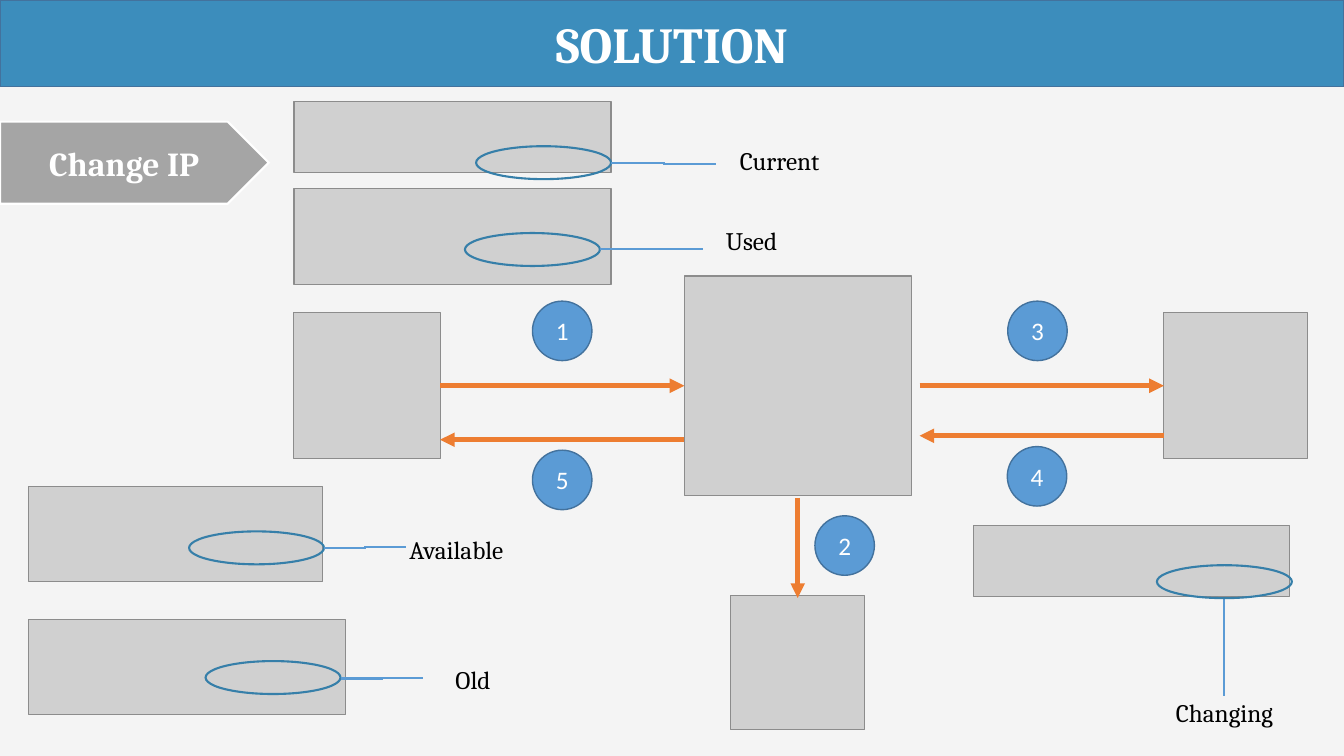
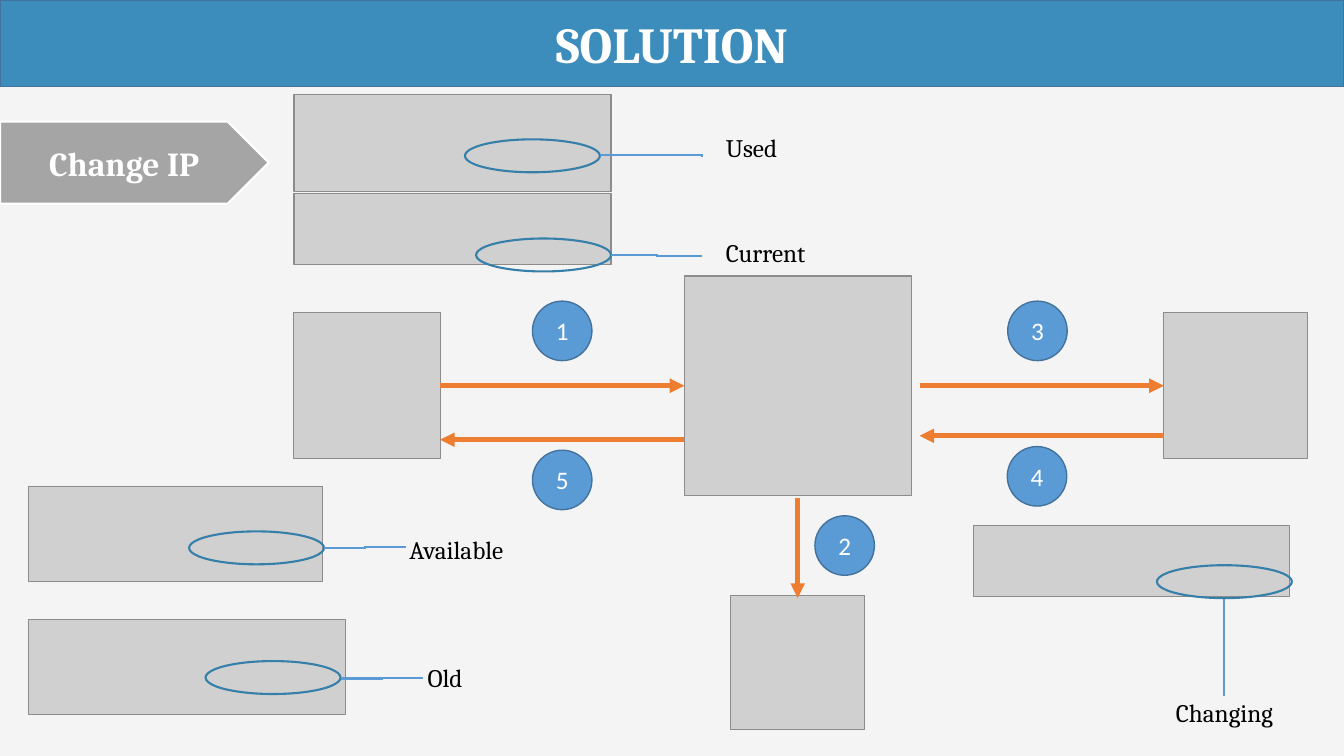
Before and after one commit to haltt051093/IMS-datacenter, a slide deck: slide 33 of Document/Presentation/IMS_20160408_Presentation.pptx. Drawn at 1344x756 pixels with LibreOffice and Linux fonts; fonts in the diff are those of the drawing; grey boxes stand for pictures. Boxes give left, top, right and bottom in pixels: in the first picture for what was removed or moved away, otherwise in the second. Text is boxed around its words. In the diff, an @@ line names an element or a change of style, - is before the commit and + after.

Commit message:
update presentation

```diff
--- a/Document/Presentation/IMS_20160408_Presentation.pptx
+++ b/Document/Presentation/IMS_20160408_Presentation.pptx
@@ 1 picture, 1 text, 1 ellipse, 1 elbow line moved together from (x1=294, y1=189, x2=777, y2=285) to (x1=294, y1=95, x2=777, y2=192) @@
@@ picture moved from (x1=294, y1=101, x2=612, y2=172) to (x1=294, y1=194, x2=612, y2=265) @@
@@ ellipse moved from (x1=476, y1=146, x2=611, y2=179) to (x1=476, y1=239, x2=611, y2=272) @@
@@ text "Current" moved from (x1=740, y1=153, x2=820, y2=171) to (x1=726, y1=245, x2=806, y2=263) @@
@@ elbow line moved from (611, 162) - (716, 164) to (611, 255) - (703, 256) @@
@@ text "Old" moved from (x1=455, y1=671, x2=490, y2=689) to (x1=428, y1=669, x2=463, y2=687) @@
```
Also in this commit, not shown: 3 other slides changed, 1 slide removed.
